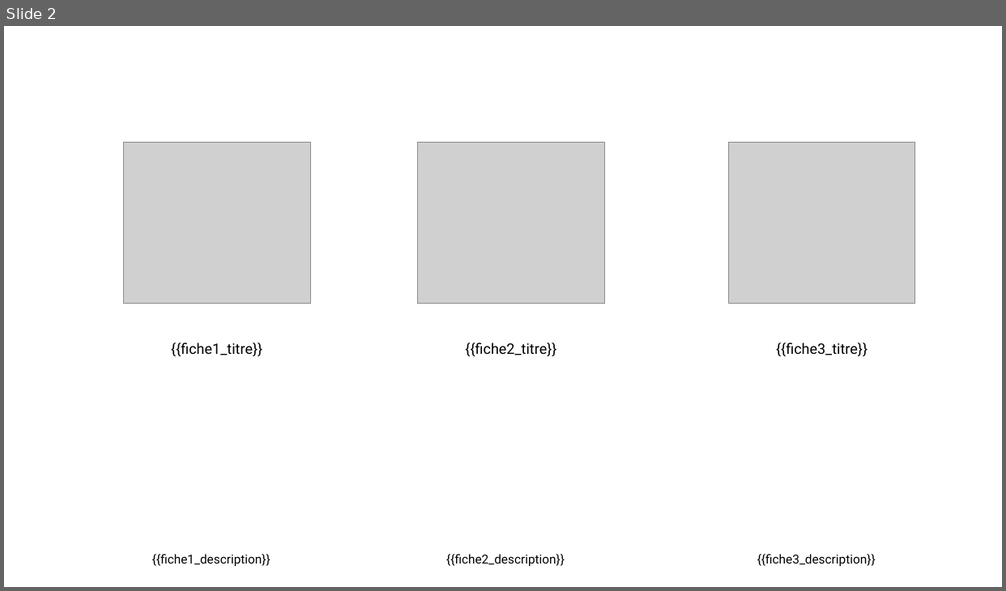
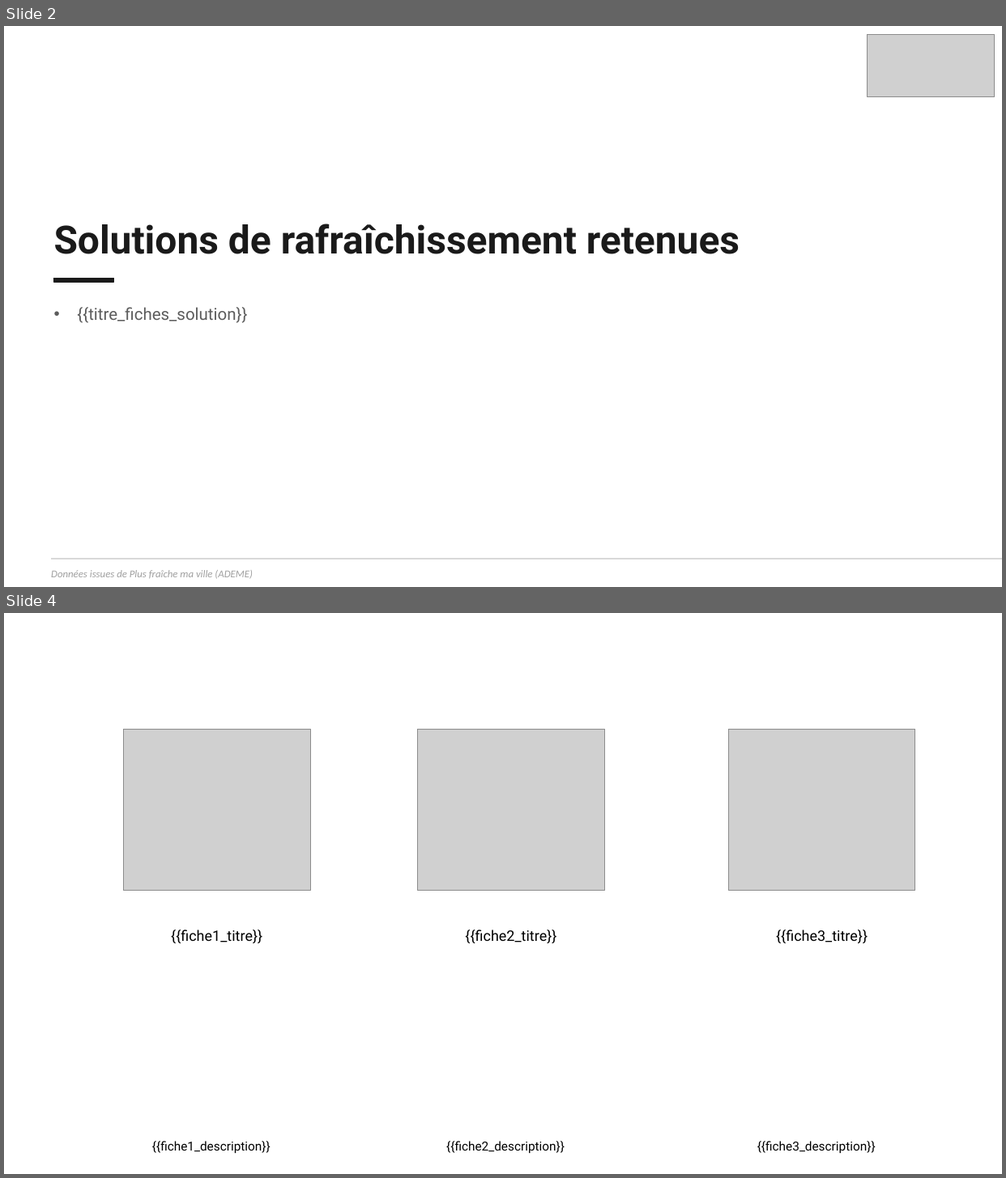
Before and after one commit to incubateur-ademe/plusfraichemaville-site, a slide deck: public/templates/template_synthese_projet.pptx. Shown one above the other, each under a label of ours: slide 2 before the commit, slides 2 and 4 after it; the slides between them are not shown. The pictures are 1006x591 and 1006x1178 pixels, drawn with LibreOffice and Linux fonts; fonts in the diff are those of the drawing; grey boxes stand for pictures. Boxes give left, top, right and bottom in pixels: in the first picture for what was removed or moved away, otherwise in the second. Text is boxed around its words. In the diff, an @@ line names an element or a change of style, - is before the commit and + after.

Commit message:
feat: page d'intro des fiches solution

```diff
--- a/public/templates/template_synthese_projet.pptx
+++ b/public/templates/template_synthese_projet.pptx
@@ slide 2 added at [4, 26, 1002, 587], background #FFFFFF @@
@@ picture added at [867, 34, 995, 96] @@
@@ picture added at [885, 34, 986, 96] @@
@@ text added at [54, 224, 739, 254], 37.3 pt, text #1A1A1A, bold @@
+Solutions de rafraîchissement retenues
@@ rectangle added at [54, 278, 114, 282], fill #1A1A1A, outline #1A1A1A 1 pt @@
@@ text added at [77, 307, 247, 323], 16 pt, text #5C5C5C @@
+• {{titre_fiches_solution}}
@@ line added from (51, 559) to (1002, 559), #D9D9D9 1.5 pt @@
@@ text added at [51, 570, 252, 579], 10 pt, text #A0A0A0, italic @@
+Données issues de Plus fraîche ma ville (ADEME)
@@ what was slide 2 is now slide 4 @@
```
Also in this commit, not shown: 1 slide changed, 1 other slide added, 4 other files.
